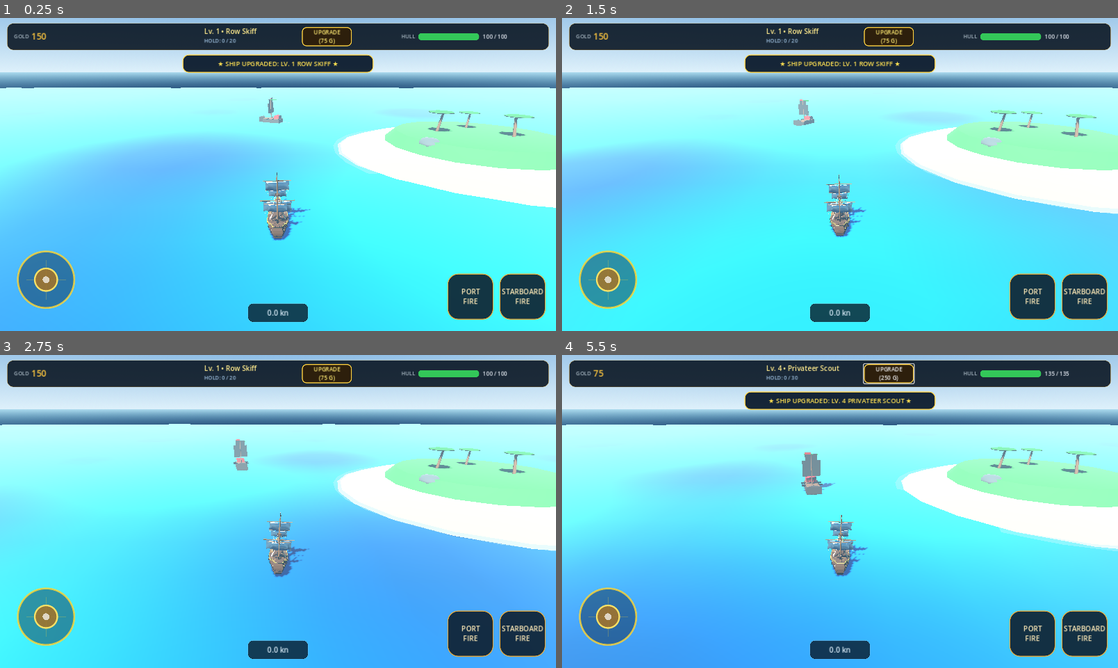
Above: before the commit, frames 1-4 (two rows, left to right).
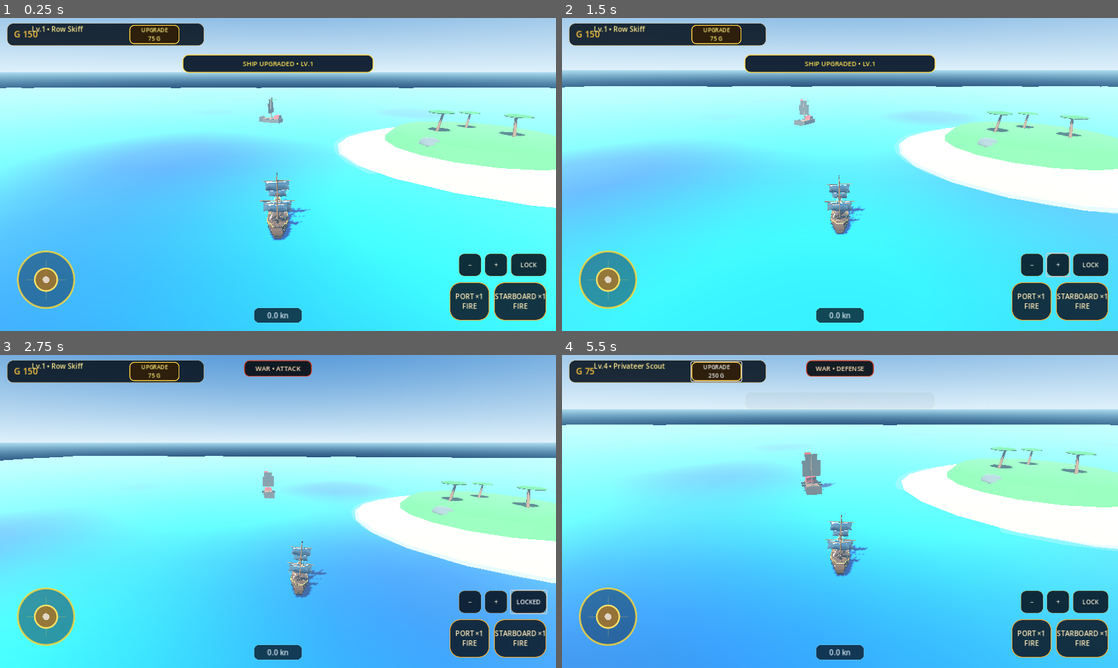
Above: after the commit, the same moments.

Repository: za99405com-ui/Pirate-Seasonline
Game: Godot game, scene res://scenes/world/world.tscn
The game is run twice, just before and just after one commit, with the same random seed, the same clock (stepped at 60 frames per second) and the same inputs.
Inputs (mouse positions are in pixels of both pictures, inside the frame that each line leads up to):
- Up to frame 1 (0.25 s): no input
- Up to frame 2 (1.5 s): click (1034, 265) at 0.5 s, where only the run after the commit has a clickable "−"; click (1056, 265) at 1.25 s, where only the run after the commit has a clickable "+"
- Up to frame 3 (2.75 s): click (528, 602) at 2 s, where only the run after the commit has a clickable "LOCK"
- Up to frame 4 (5.5 s): click (1090, 602) at 2.75 s, where only the run after the commit has a clickable "LOCKED"; click "UPGRADE (75 G)" (after the commit: "UPGRADE 75 G") at 3.5 s; click "UPGRADE (120 G)" (after the commit: "UPGRADE 120 G") at 4.25 s; click "UPGRADE (180 G)" (after the commit: "UPGRADE 180 G") at 5 s

The runs differ from the first frame. In frame 1, 9.5% of the frame differs, in the area x 1-99%, y 1-98%; in frame 2, 12%; in frame 3, 57%, in the area x 0-100%, y 0-98%; in frame 4, 11%.

Commit message:
ui: simplify HUD and add combat controls

Diff:
--- a/godot_game/scripts/ui/hud.gd
+++ b/godot_game/scripts/ui/hud.gd
@@ -1,8 +1,12 @@
 extends CanvasLayer
 
+@onready var top_bar: Panel = $TopBar
 @onready var gold_label: Label = $TopBar/GoldContainer/GoldLabel
+@onready var gold_title: Label = $TopBar/GoldContainer/GoldTitle
+@onready var hp_container: HBoxContainer = $TopBar/HPContainer
 @onready var hp_bar: ProgressBar = $TopBar/HPContainer/HPBar
 @onready var hp_label: Label = $TopBar/HPContainer/HPLabel
+@onready var speed_panel: Panel = $SpeedPanel
 @onready var speed_label: Label = $SpeedPanel/SpeedLabel
 @onready var fire_left_btn: Button = $Controls/RightControls/FireLeftButton
 @onready var fire_right_btn: Button = $Controls/RightControls/FireRightButton
@@ -13,14 +17,27 @@
 @onready var upgrade_btn: Button = $TopBar/UpgradeButton
 @onready var notification_label: Label = $NotificationBanner/Label
 @onready var notification_banner: Panel = $NotificationBanner
+@onready var controls_root: Control = $Controls
 
 var player_ship: Node3D = null
+var world_controller: Node = null
+var target_button: Button = null
+var zoom_in_button: Button = null
+var zoom_out_button: Button = null
+var war_mode_panel: PanelContainer = null
+var war_mode_label: Label = null
 
 func _ready() -> void:
+	world_controller = get_parent()
+
 	GameManager.gold_changed.connect(_on_gold_changed)
 	GameManager.player_health_changed.connect(_on_player_health_changed)
 	GameManager.ship_level_changed.connect(_on_ship_level_changed)
 	GameManager.ship_storage_changed.connect(_on_ship_storage_changed)
+
+	_apply_minimal_hud_layout()
+	_create_tactical_controls()
+	_create_war_mode_badge()
 
 	_on_gold_changed(GameManager.gold)
 	var current_info := ShipProgressionData.get_level_info(GameManager.current_ship_level)
@@ -36,6 +53,130 @@
 	if notification_banner:
 		notification_banner.modulate.a = 0.0
 
+func _apply_minimal_hud_layout() -> void:
+	if hp_container:
+		hp_container.visible = false
+	if cargo_label:
+		cargo_label.visible = false
+	if gold_title:
+		gold_title.visible = false
+
+	if top_bar:
+		top_bar.anchor_right = 0.0
+		top_bar.offset_left = 16.0
+		top_bar.offset_top = 12.0
+		top_bar.offset_right = 470.0
+		top_bar.offset_bottom = 64.0
+
+	if speed_panel:
+		speed_panel.offset_left = -56.0
+		speed_panel.offset_top = -54.0
+		speed_panel.offset_right = 56.0
+		speed_panel.offset_bottom = -18.0
+
+	if fire_left_btn:
+		fire_left_btn.custom_minimum_size = Vector2(92.0, 78.0)
+	if fire_right_btn:
+		fire_right_btn.custom_minimum_size = Vector2(92.0, 78.0)
+
+	var right_controls := $Controls/RightControls as HBoxContainer
+	if right_controls:
+		right_controls.offset_left = -218.0
+		right_controls.offset_top = -112.0
+		right_controls.offset_right = -22.0
+		right_controls.offset_bottom = -24.0
+		right_controls.add_theme_constant_override("separation", 10)
+
+func _create_tactical_controls() -> void:
+	if not controls_root:
+		return
+
+	var tactical := HBoxContainer.new()
+	tactical.name = "TacticalControls"
+	tactical.anchor_left = 1.0
+	tactical.anchor_top = 1.0
+	tactical.anchor_right = 1.0
+	tactical.anchor_bottom = 1.0
+	tactical.offset_left = -224.0
+	tactical.offset_top = -178.0
+	tactical.offset_right = -22.0
+	tactical.offset_bottom = -126.0
+	tactical.add_theme_constant_override("separation", 8)
+	controls_root.add_child(tactical)
+
+	zoom_out_button = _make_tactical_button("−", Vector2(52.0, 48.0))
+	zoom_in_button = _make_tactical_button("+", Vector2(52.0, 48.0))
+	target_button = _make_tactical_button("LOCK", Vector2(82.0, 48.0))
+
+	tactical.add_child(zoom_out_button)
+	tactical.add_child(zoom_in_button)
+	tactical.add_child(target_button)
+
+	zoom_out_button.pressed.connect(_on_zoom_out_pressed)
+	zoom_in_button.pressed.connect(_on_zoom_in_pressed)
+	target_button.pressed.connect(_on_target_pressed)
+
+func _make_tactical_button(label_text: String, minimum_size: Vector2) -> Button:
+	var button := Button.new()
+	button.text = label_text
+	button.custom_minimum_size = minimum_size
+	button.add_theme_font_size_override("font_size", 14)
+
+	var normal := StyleBoxFlat.new()
+	normal.bg_color = Color(0.025, 0.07, 0.12, 0.88)
+	normal.border_width_left = 1
+	normal.border_width_top = 1
+	normal.border_width_right = 1
+	normal.border_width_bottom = 1
+	normal.border_color = Color(0.82, 0.61, 0.22, 0.70)
+	normal.corner_radius_top_left = 12
+	normal.corner_radius_top_right = 12
+	normal.corner_radius_bottom_left = 12
+	normal.corner_radius_bottom_right = 12
+
+	var pressed := normal.duplicate() as StyleBoxFlat
+	pressed.bg_color = Color(0.22, 0.13, 0.04, 0.96)
+	pressed.border_color = Color(1.0, 0.82, 0.30, 1.0)
+
+	button.add_theme_stylebox_override("normal", normal)
+	button.add_theme_stylebox_override("hover", normal)
+	button.add_theme_stylebox_override("pressed", pressed)
+	button.add_theme_color_override("font_color", Color(0.96, 0.93, 0.84, 1.0))
+	return button
+
+func _create_war_mode_badge() -> void:
+	war_mode_panel = PanelContainer.new()
+	war_mode_panel.name = "WarMode"
+	war_mode_panel.anchor_left = 0.5
+	war_mode_panel.anchor_right = 0.5
+	war_mode_panel.offset_left = -78.0
+	war_mode_panel.offset_top = 12.0
+	war_mode_panel.offset_right = 78.0
+	war_mode_panel.offset_bottom = 50.0
+	war_mode_panel.visible = false
+
+	var style := StyleBoxFlat.new()
+	style.bg_color = Color(0.035, 0.055, 0.075, 0.92)
+	style.border_width_left = 2
+	style.border_width_top = 2
+	style.border_width_right = 2
+	style.border_width_bottom = 2
+	style.border_color = Color(0.82, 0.24, 0.12, 0.92)
+	style.corner_radius_top_left = 12
+	style.corner_radius_top_right = 12
+	style.corner_radius_bottom_left = 12
+	style.corner_radius_bottom_right = 12
+	war_mode_panel.add_theme_stylebox_override("panel", style)
+
+	war_mode_label = Label.new()
+	war_mode_label.text = "WAR • ATTACK"
+	war_mode_label.horizontal_alignment = HORIZONTAL_ALIGNMENT_CENTER
+	war_mode_label.vertical_alignment = VERTICAL_ALIGNMENT_CENTER
+	war_mode_label.add_theme_font_size_override("font_size", 15)
+	war_mode_label.add_theme_color_override("font_color", Color(1.0, 0.88, 0.72, 1.0))
+	war_mode_panel.add_child(war_mode_label)
+	add_child(war_mode_panel)
+
 func set_player(player: Node3D) -> void:
 	player_ship = player
 	if joystick and player_ship and player_ship.has_method("set_joystick_input"):
@@ -51,58 +192,79 @@
 		var speed_value: float = absf(float(player_ship.current_forward_speed)) if "current_forward_speed" in player_ship else 0.0
 		speed_label.text = "%.1f kn" % speed_value
 
+	var cannon_count: int = 1
+	if player_ship.has_method("get_cannons_per_side"):
+		cannon_count = int(player_ship.call("get_cannons_per_side"))
+
 	if player_ship.port_cooldown > 0.0:
 		fire_left_btn.disabled = true
-		fire_left_btn.text = "PORT\n%.1fs" % player_ship.port_cooldown
+		fire_left_btn.text = "PORT ×%d\n%.1fs" % [cannon_count, player_ship.port_cooldown]
 	else:
 		fire_left_btn.disabled = false
-		fire_left_btn.text = "PORT\nFIRE"
+		fire_left_btn.text = "PORT ×%d\nFIRE" % cannon_count
 
 	if player_ship.starboard_cooldown > 0.0:
 		fire_right_btn.disabled = true
-		fire_right_btn.text = "STARBOARD\n%.1fs" % player_ship.starboard_cooldown
+		fire_right_btn.text = "STARBOARD ×%d\n%.1fs" % [cannon_count, player_ship.starboard_cooldown]
 	else:
 		fire_right_btn.disabled = false
-		fire_right_btn.text = "STARBOARD\nFIRE"
-
+		fire_right_btn.text = "STARBOARD ×%d\nFIRE" % cannon_count
+
+	_update_combat_hud()
 	_update_upgrade_button()
+
+func _update_combat_hud() -> void:
+	if not world_controller:
+		return
+
+	var mode: String = ""
+	if world_controller.has_method("get_war_mode"):
+		mode = String(world_controller.call("get_war_mode"))
+
+	if war_mode_panel and war_mode_label:
+		war_mode_panel.visible = not mode.is_empty()
+		if mode == "ATTACK":
+			war_mode_label.text = "WAR • ATTACK"
+		elif mode == "DEFENSE":
+			war_mode_label.text = "WAR • DEFENSE"
+
+	if target_button and world_controller.has_method("get_combat_target"):
+		var target: Variant = world_controller.call("get_combat_target")
+		target_button.text = "LOCKED" if target is Node3D and is_instance_valid(target) else "LOCK"
 
 func _update_upgrade_button() -> void:
 	if not upgrade_btn:
 		return
 	if GameManager.current_ship_level >= 15:
-		upgrade_btn.text = "MAX LV. 15"
+		upgrade_btn.text = "MAX 15"
 		upgrade_btn.disabled = true
 	else:
 		var next_cost := GameManager.get_next_upgrade_cost()
-		upgrade_btn.text = "UPGRADE\n(%d G)" % next_cost
+		upgrade_btn.text = "UPGRADE\n%d G" % next_cost
 		upgrade_btn.disabled = false
 
 func _on_upgrade_pressed() -> void:
 	if GameManager.current_ship_level >= 15:
 		return
 
-	# If player has enough gold, spend it; otherwise, allow test progression
 	if GameManager.can_upgrade_ship():
 		GameManager.upgrade_ship()
 	else:
-		# Give player bonus gold or advance directly for easy testing on mobile
 		GameManager.set_ship_level(GameManager.current_ship_level + 1)
 
 func _on_gold_changed(new_amount: int) -> void:
 	if gold_label:
-		gold_label.text = "%d" % new_amount
+		gold_label.text = "G %d" % new_amount
 	_update_upgrade_button()
 
 func _on_ship_level_changed(new_level: int, title: String) -> void:
 	if ship_level_label:
-		ship_level_label.text = "Lv. %d • %s" % [new_level, title]
+		ship_level_label.text = "Lv.%d • %s" % [new_level, title]
 	_update_upgrade_button()
-	_show_notification("★ SHIP UPGRADED: LV. %d %s ★" % [new_level, title.to_upper()])
-
-func _on_ship_storage_changed(used: int, capacity: int) -> void:
-	if cargo_label:
-		cargo_label.text = "HOLD: %d / %d" % [used, capacity]
+	_show_notification("SHIP UPGRADED • LV.%d" % new_level)
+
+func _on_ship_storage_changed(_used: int, _capacity: int) -> void:
+	pass
 
 func _on_player_health_changed(current: float, maximum: float) -> void:
 	if hp_bar:
@@ -116,9 +278,9 @@
 		return
 	notification_label.text = text
 	var tw := create_tween()
-	tw.tween_property(notification_banner, "modulate:a", 1.0, 0.25)
-	tw.tween_interval(2.0)
-	tw.tween_property(notification_banner, "modulate:a", 0.0, 0.45)
+	tw.tween_property(notification_banner, "modulate:a", 1.0, 0.20)
+	tw.tween_interval(1.4)
+	tw.tween_property(notification_banner, "modulate:a", 0.0, 0.35)
 
 func _on_fire_left_pressed() -> void:
 	if player_ship and is_instance_valid(player_ship):
@@ -127,3 +289,15 @@
 func _on_fire_right_pressed() -> void:
 	if player_ship and is_instance_valid(player_ship):
 		player_ship.fire_right()
+
+func _on_zoom_in_pressed() -> void:
+	if world_controller and world_controller.has_method("adjust_camera_zoom"):
+		world_controller.call("adjust_camera_zoom", -0.10)
+
+func _on_zoom_out_pressed() -> void:
+	if world_controller and world_controller.has_method("adjust_camera_zoom"):
+		world_controller.call("adjust_camera_zoom", 0.10)
+
+func _on_target_pressed() -> void:
+	if world_controller and world_controller.has_method("toggle_combat_target"):
+		world_controller.call("toggle_combat_target")
